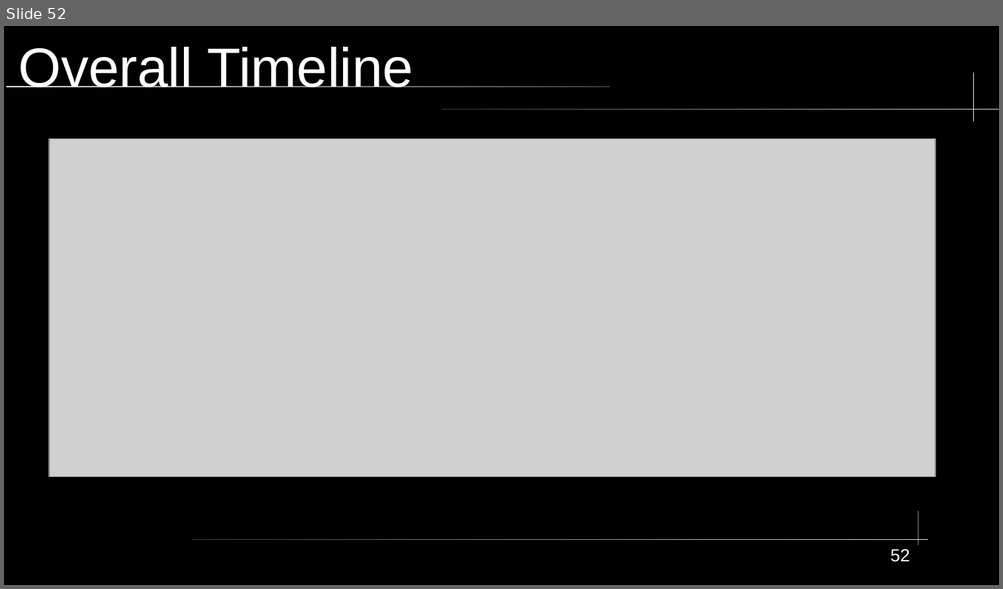
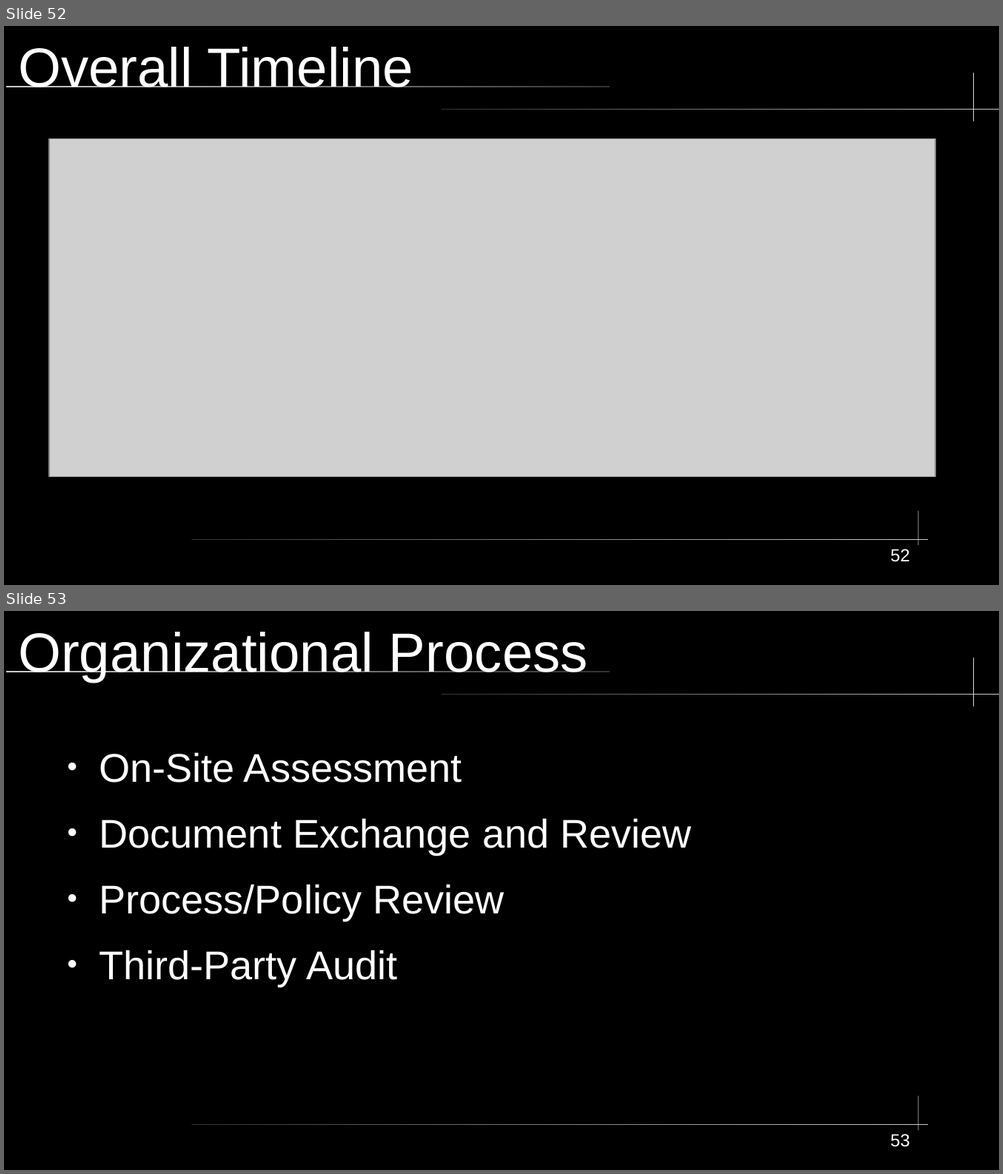
Before and after one commit to City-Colleges-of-Chicago-Cybersecurity/COMPSFI-214, a slide deck: 2026/Spring/powerpoints/Chapter-01-Security-Governance-Through-Principles-and-Policies.odp. Shown one above the other, each under a label of ours: slide 52 before the commit, slides 52 and 53 after it. The pictures are 1003x589 and 1003x1174 pixels, drawn with LibreOffice and Linux fonts; fonts in the diff are those of the drawing; grey boxes stand for pictures. Boxes give left, top, right and bottom in pixels: in the first picture for what was removed or moved away, otherwise in the second. Text is boxed around its words. In the diff, an @@ line names an element or a change of style, - is before the commit and + after.

```diff
--- a/2026/Spring/powerpoints/Chapter-01-Security-Governance-Through-Principles-and-Policies.odp
+++ b/2026/Spring/powerpoints/Chapter-01-Security-Governance-Through-Principles-and-Policies.odp
@@ slide 53 added at [4,611,999,1170], background #000000; not listed: 5 template elements that a slide beside it also shows @@
@@ title added at [18,632,588,682], 44 pt, text #FFFFFF @@
+Organizational Process
@@ text added at [99,752,691,986], 32 pt, text #FFFFFF @@
+● On-Site Assessment
+● Document Exchange and Review
+● Process/Policy Review
+● Third-Party Audit
@@ page number added at [890,1134,909,1147], 14 pt, text #FFFFFF @@
+53
```
Also in this commit, not shown: 6 other slides added, 1 slide removed.
